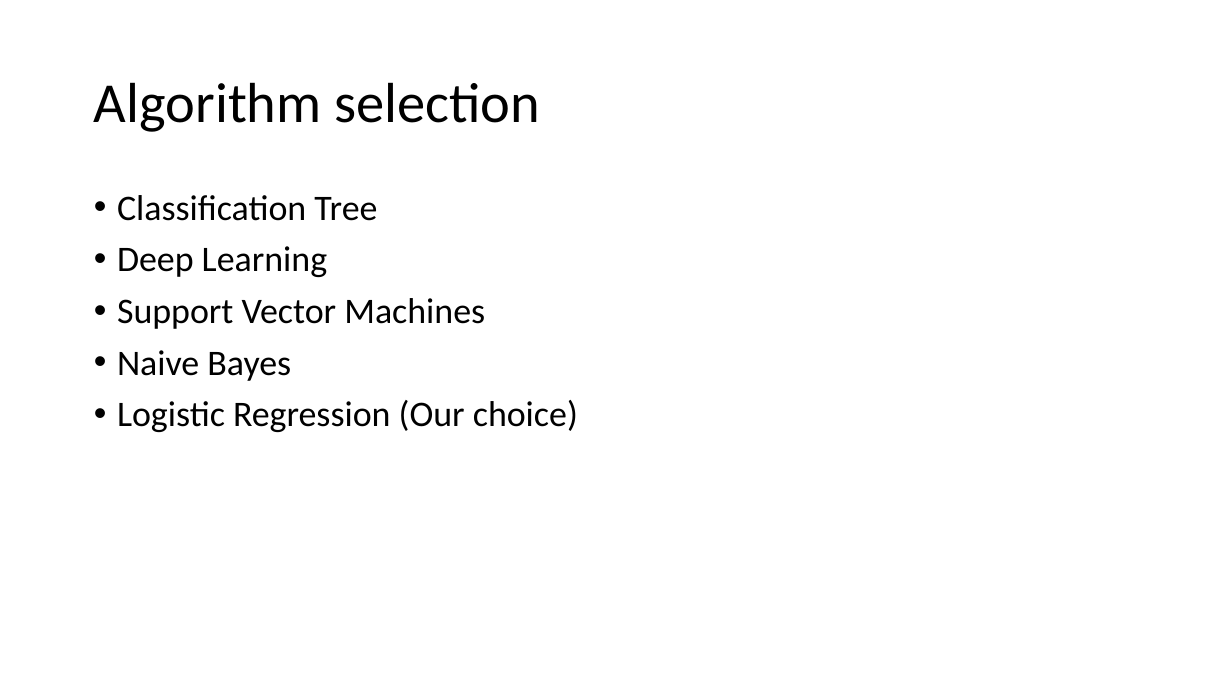
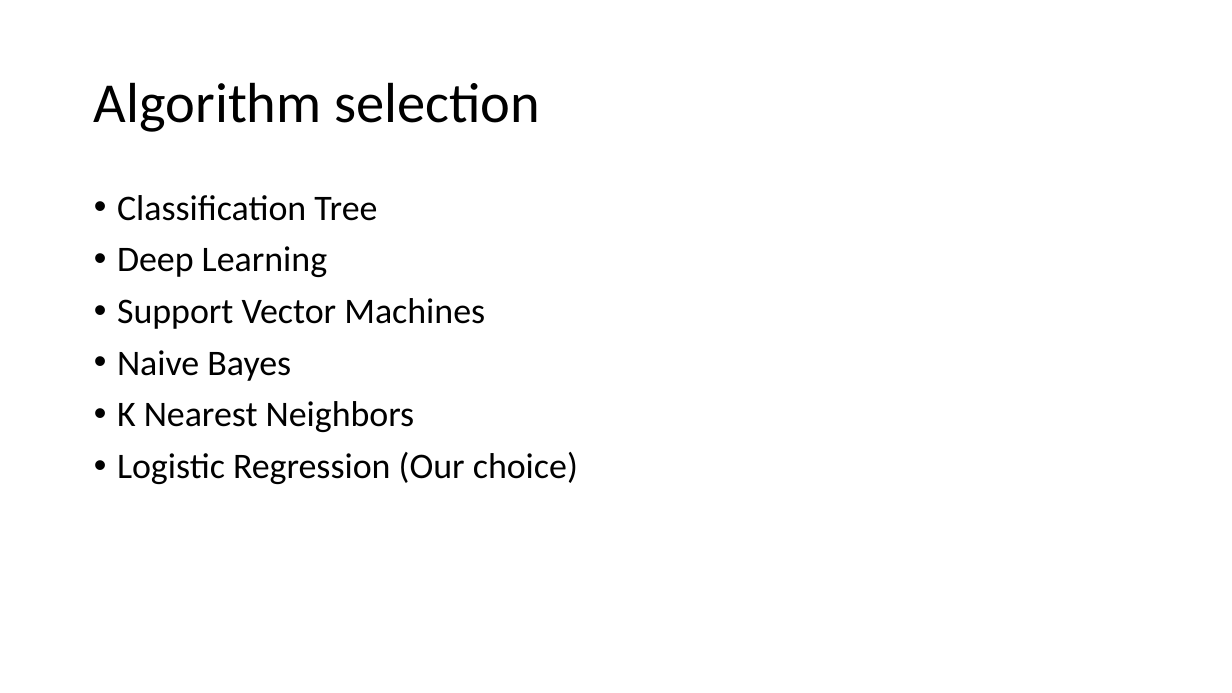
Before and after one commit to suong4554/Machine-Learning-Poly-U, a slide deck: slide 4 of Presentation.pptx. Drawn at 1232x693 pixels with LibreOffice and Linux fonts; fonts in the diff are those of the drawing. Boxes give left, top, right and bottom in pixels: in the first picture for what was removed or moved away, otherwise in the second. Text is boxed around its words. In the diff, an @@ line names an element or a change of style, - is before the commit and + after.

```diff
--- a/Presentation.pptx
+++ b/Presentation.pptx
@@ text at (x1=117, y1=401, x2=415, y2=432): paragraph added @@
+• K Nearest Neighbors
```
Also in this commit, not shown: 3 other slides changed, 3 slides added, 8 other files.
